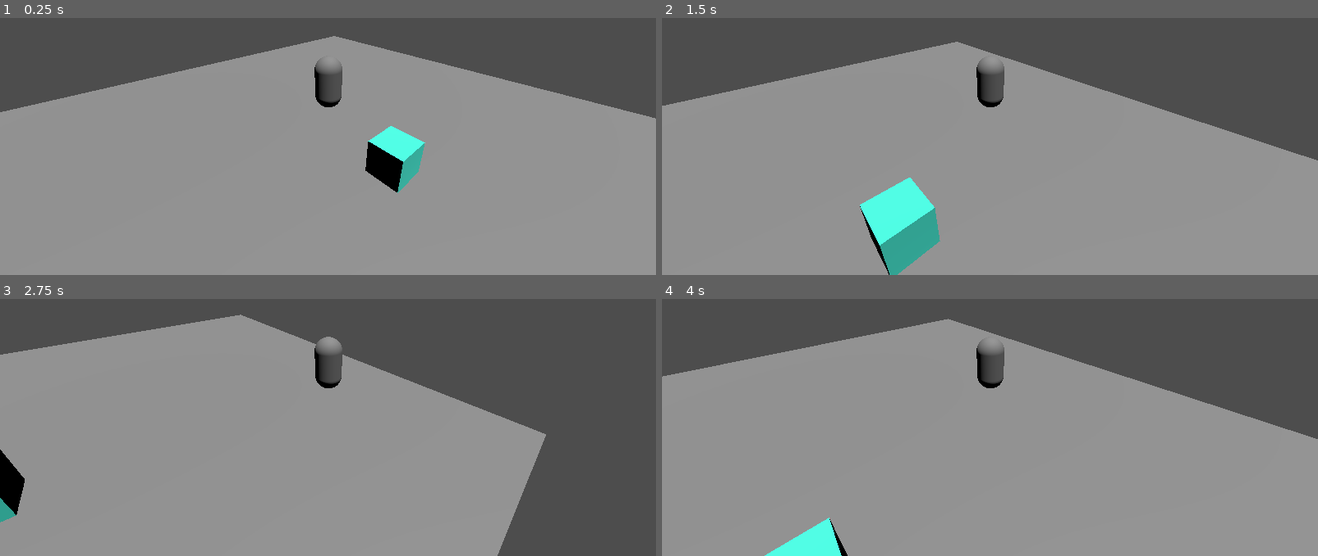
Above: before the commit, frames 1-4 (two rows, left to right).
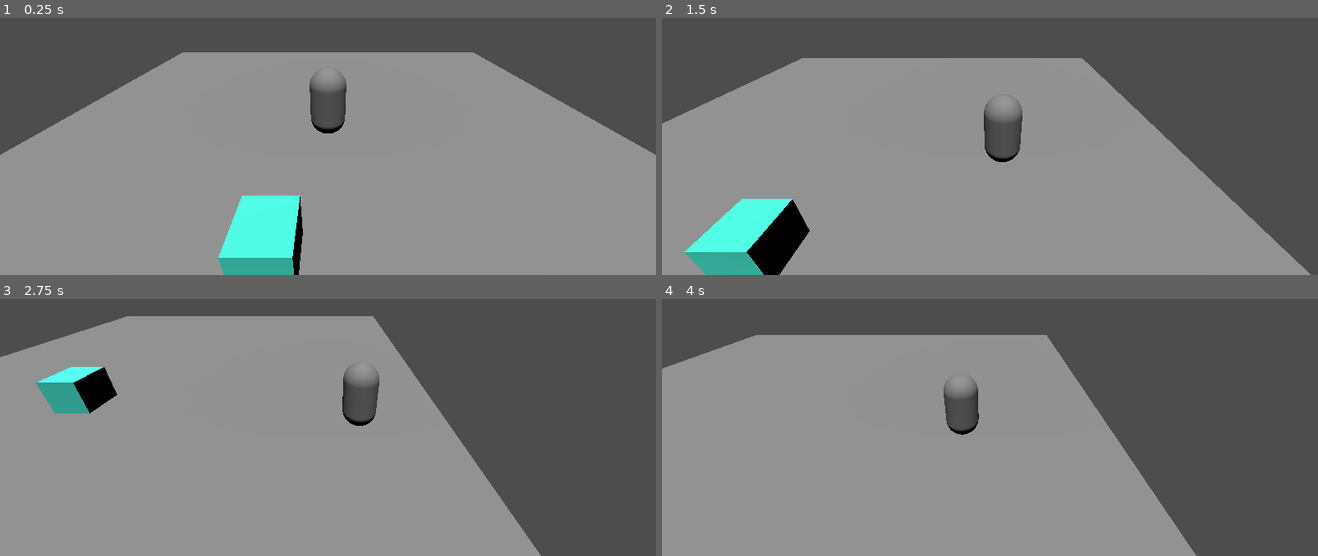
Above: after the commit, the same moments.

Repository: MagnusLucas/Cyberiada-Main-Game
Game: Godot game, scene res://game.tscn
Same seed, same stepped clock (60 frames per second), same inputs: the game is played once before the commit and once after it.
Inputs:
- Up to frame 1 (0.25 s): no input
- Up to frame 2 (1.5 s): hold D (go_right) 0.53-1.28 s; tap E (interact) at 0.6, 1.35 s; tap Space (jump) at 0.77 s; hold S (go_down) from 1.28 s (still down)
- Up to frame 3 (2.75 s): tap Space (jump) at 1.52 s; release S (go_down) at 2.03 s; hold D (go_right) from 2.03 s (still down); tap E (interact) at 2.1 s
- Up to frame 4 (4 s): release D (go_right) at 2.78 s; hold W (go_up) 2.78-3.53 s; tap E (interact) at 2.85, 3.6 s; tap Space (jump) at 3.02, 3.77 s; hold A (go_left) from 3.53 s (still down)

The runs differ from the first frame. In frame 1, 11% of the frame differs, in the area x 0-100%, y 7-100%; in frame 2, 18%; in frame 3, 12%; in frame 4, 21%.

Commit message:
smooth camera
camera is now smooth hurray

Diff:
--- a/character.gd
+++ b/character.gd
@@ -37,6 +37,11 @@
 		velocity.z = move_toward(velocity.z, 0, SPEED)
 
 	move_and_slide()
+	#Camera smoothing based on a yt tutorialsssssss
+	$Camera_control.position = lerp($Camera_control.position, position, 0.08)
+	#ps: the other camera in camera control is purely for "hey this is kinda cool" purpose
+	#Camera control is for this to be linked to camera, Camera pos is for offset, and cameras are to see
+
 
 func item_area_entered(body: Node3D) -> void:
 	the_pickable_item = body
--- a/character.tscn
+++ b/character.tscn
@@ -15,9 +15,6 @@
 [node name="CollisionShape3D" type="CollisionShape3D" parent="."]
 shape = SubResource("CapsuleShape3D_5k8hl")
 
-[node name="Camera3D" type="Camera3D" parent="."]
-transform = Transform3D(0.735423, 0.304209, -0.605483, 0, 0.89356, 0.448945, 0.677608, -0.330164, 0.657144, -5.50239, 3.70071, 5.94383)
-
 [node name="MeshInstance3D" type="MeshInstance3D" parent="."]
 mesh = SubResource("CapsuleMesh_f5kkg")
 
@@ -26,5 +23,20 @@
 [node name="CollisionShape3D2" type="CollisionShape3D" parent="interactable_area"]
 shape = SubResource("CylinderShape3D_tvile")
 
+[node name="Camera_control" type="Node3D" parent="."]
+top_level = true
+
+[node name="Camera_pos" type="Node3D" parent="Camera_control"]
+transform = Transform3D(1, 0, 0, 0, 1, 0, 0, 0, 1, 0, 3.701, 5.944)
+
+[node name="Camera3D" type="Camera3D" parent="Camera_control/Camera_pos"]
+transform = Transform3D(1, 0, 0, 0, 0.893371, 0.449319, 0, -0.449319, 0.893371, 0, 0, 0)
+current = true
+
+[node name="Camera3D2" type="Camera3D" parent="Camera_control/Camera_pos"]
+transform = Transform3D(1, 0, 0, 0, 0.893371, 0.449319, 0, -0.449319, 0.893371, 0, 0, 0)
+projection = 1
+size = 13.612
+
 [connection signal="body_entered" from="interactable_area" to="." method="item_area_entered"]
 [connection signal="body_exited" from="interactable_area" to="." method="item_area_exit"]
